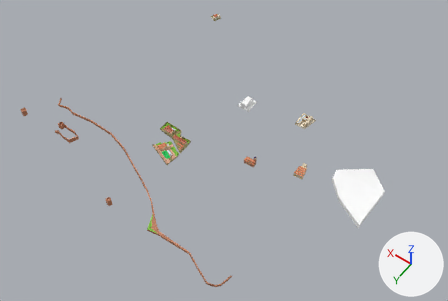
The glTF model public/models/pois.glb, before and after one commit.
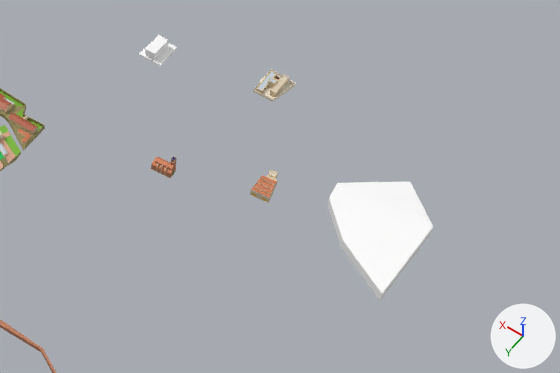
Each version is shown whole from a 50 mm lens placed at (-789.0, 1035.0, 1646.0), pointed at (-74.0, 35.0, 74.0), then close up on the part from 38% to 100% of the width and 26% to 88% of the height. Every picture has the same lights, and +X, +Y and +Z are marked at lower right. The older version's two pictures come first. Vertices at exactly the same position are counted once.

Objects in the first close-up: 'ayuntamiento', 'ceip-ereta', 'centro-salud', 'mercado', 'polideportivo' and 2 more.
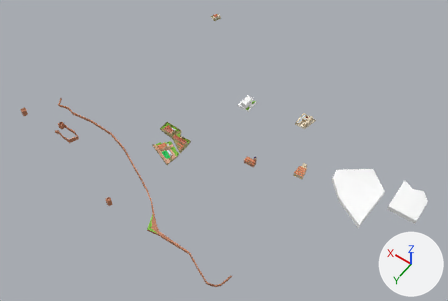
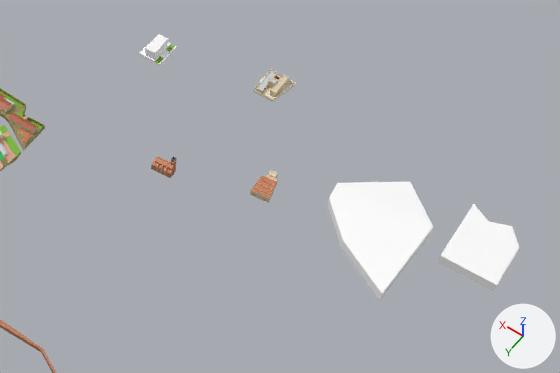
What the commit changed:
me_ayuntamiento is used by ob_ayuntamiento; location (0.0, 0.0, 0.0).
me_ayuntamiento had 24 vertices, 44 faces and spanned x -19.1..26.6, y -240.9..-189.5, z 19.5..43.4.
me_ayuntamiento now has 111 vertices, 198 faces and spans x -19.1..26.6, y -240.9..-189.5, z 19.5..46.0.
me_ayuntamiento part 1: 20 vertices removed from x -19.1..26.6, y -240.9..-189.5, z 23.8..43.4; 107 vertices added at x -19.1..26.6, y -240.9..-189.5, z 19.5..46.0.
me_ayuntamiento gains material mat_jardin.
Mesh me_ies_almenara is new.
It has 16 vertices, 28 faces and spans x -687.2..-594.0, y -215.1..-97.1, z 30.0..50.0.
It uses material mat_materialpordefecto.
Object 'ies-almenara' (ob_ies_almenara) is new; it shows me_ies_almenara.
Its location is (0.0, 0.0, 0.0).

Location of each change, (x1, y1, x2, y2) in pixels of the close-ups (560 x 373 px):
'ies-almenara', added: after (438, 204, 519, 292)
'ayuntamiento', reshaped: before (139, 35, 177, 67); after (139, 34, 177, 67)
